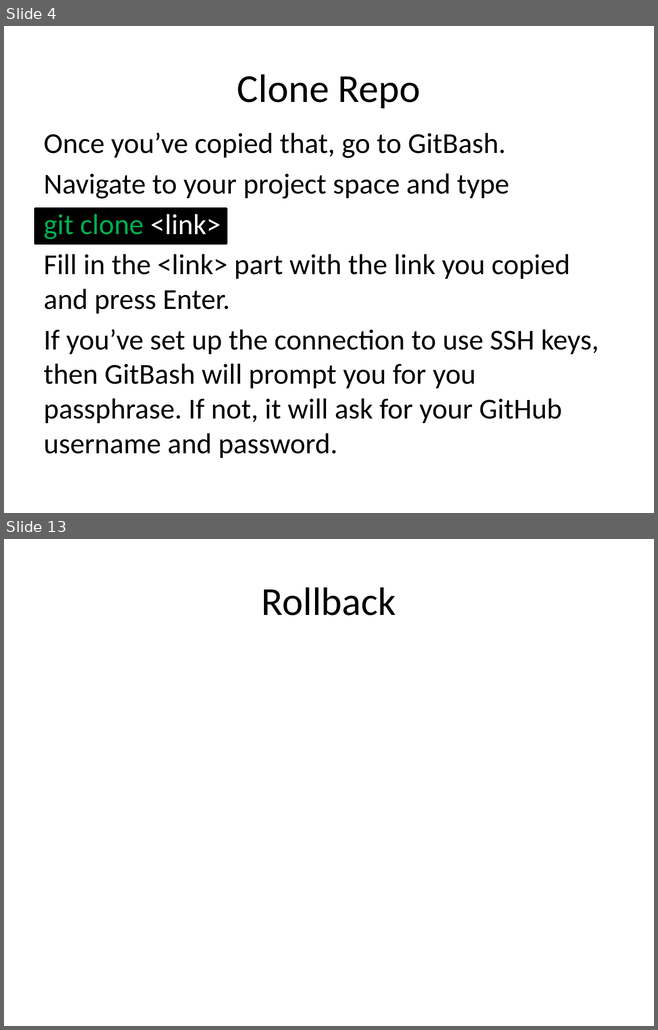
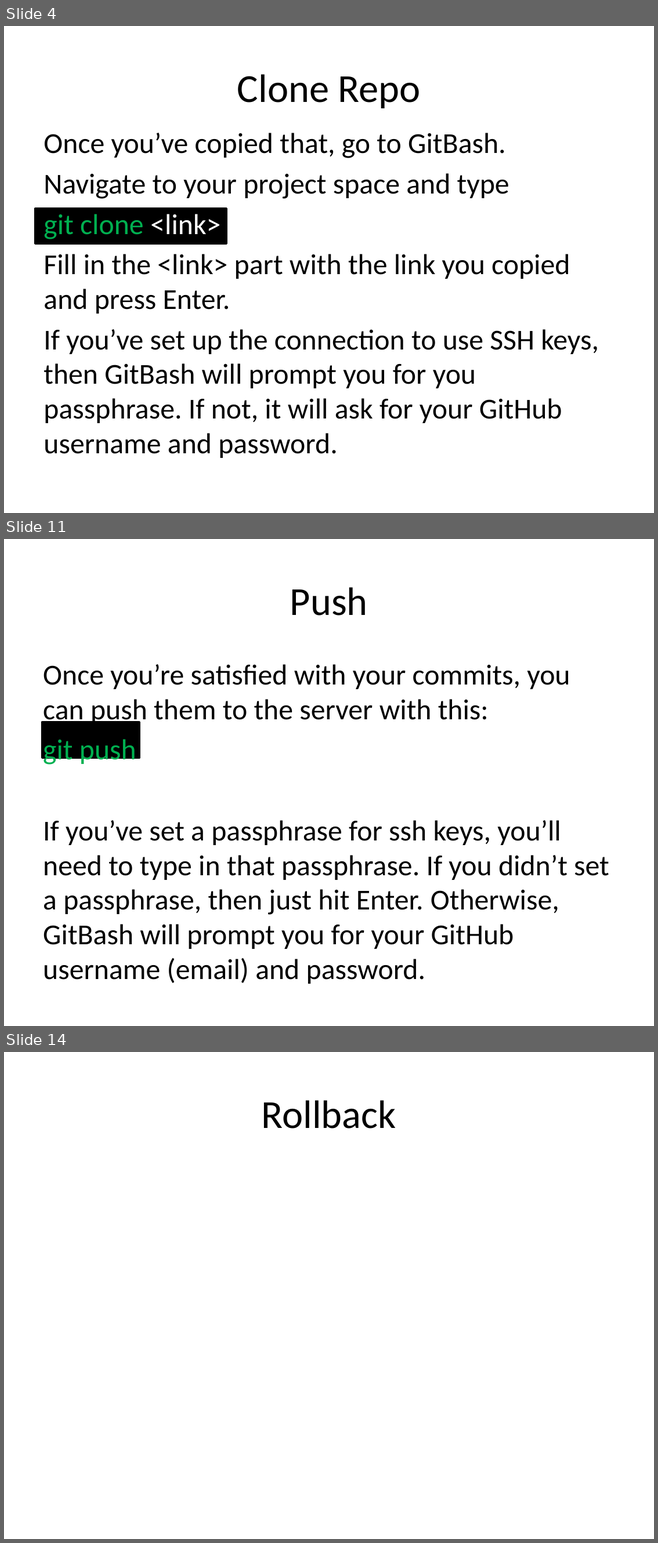
Before and after one commit to JaceTan/programming-notes, a slide deck: Github Commands.pptx. Shown one above the other, each under a label of ours: slides 4 and 13 before the commit, slides 4, 11 and 14 after it; the slides between them are not shown. The pictures are 658x1030 and 658x1543 pixels, drawn with LibreOffice and Linux fonts; fonts in the diff are those of the drawing. Boxes give left, top, right and bottom in pixels: in the first picture for what was removed or moved away, otherwise in the second. Text is boxed around its words. In the diff, an @@ line names an element or a change of style, - is before the commit and + after.

```diff
--- a/Github Commands.pptx
+++ b/Github Commands.pptx
@@ slide 11 added at box(4, 539, 654, 1026), background #FFFFFF @@
@@ title added at box(290, 587, 368, 616), 44 pt, text #000000 @@
+Push
@@ text added at box(43, 664, 609, 984), 32 pt, text #000000 @@
+Once you’re satisfied with your commits, you can push them to the server with this:
+git push
+If you’ve set a passphrase for ssh keys, you’ll need to type in that passphrase. If you didn’t set a passphrase, then just hit Enter. Otherwise, GitBash will prompt you for your GitHub username (email) and password.
@@ rectangle added at box(42, 722, 140, 758), fill #000000, outline #000000 2 pt @@
@@ what was slide 13 is now slide 14 @@
```
Also in this commit, not shown: 5 slides changed, 4 other slides added, 4 slides removed.
